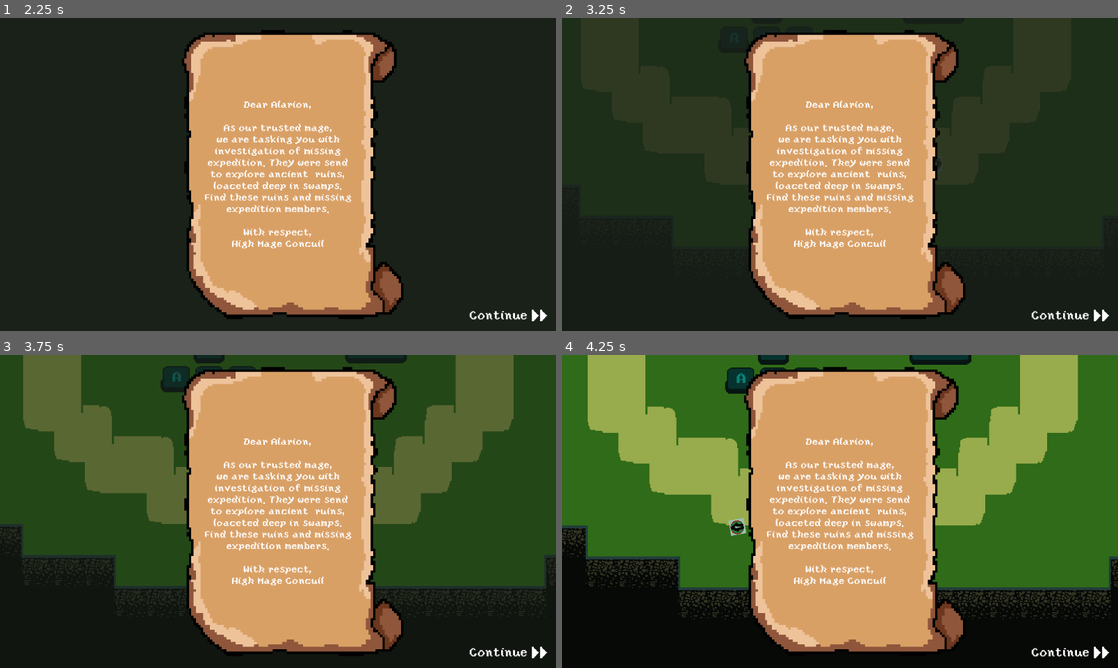
Above: before the commit, frames 1-4 (two rows, left to right).
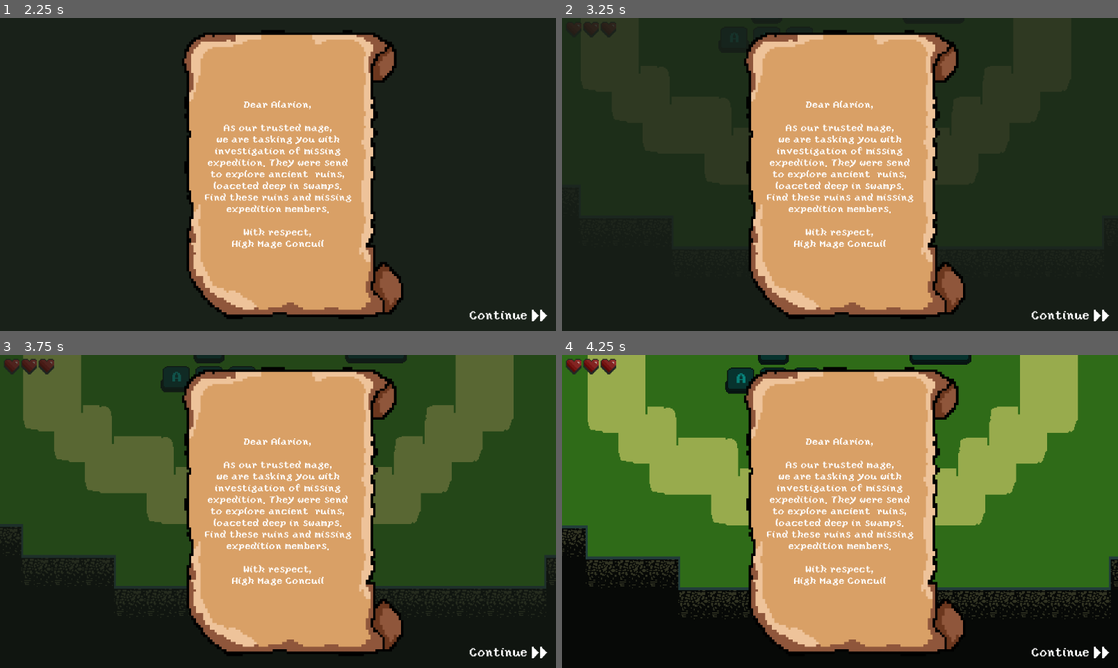
Above: after the commit, the same moments.

Repository: Tomko-Code/Relic-Seekers
Game: Godot game, scene res://src/main/game_start.tscn
The game is run twice, just before and just after one commit, with the same random seed, the same clock (stepped at 60 frames per second) and the same inputs. The engine's default icon, where the game draws it, is replaced by a stand-in: a white triangle on a blue panel in a dark square.
Inputs (mouse positions are in pixels of both pictures, inside the frame that each line leads up to):
- Up to frame 1 (2.25 s): click "Start" at 0.5 s; click "Continue >>" at 1.25 s; click "Continue >>" at 2 s
- Up to frame 2 (3.25 s): tap Enter at 2.75 s; move the mouse to (962, 158) at 2.77 s; press the mouse at (962, 158) at 2.78 s; hold Right (shoot_right) from 2.78 s (still down)
- Up to frame 3 (3.75 s): move the mouse to (166, 527) at 3.52 s; release Right (shoot_right) at 3.53 s; release the mouse at (166, 527) at 3.53 s; hold Down (shoot_down) from 3.53 s (still down); tap Shift (dash) at 3.6 s
- Up to frame 4 (4.25 s): keep holding Down (shoot_down); click (728, 527) at 3.8 s

Frame 1 is identical in both runs. In frame 2, less than 0.1% of the frame differs, in the area x 2-69%, y 1-49%; in frame 3, 0.3%; in frame 4, 0.5%, in the area x 0-34%, y 1-58%.

Commit message:
hc

Diff:
--- /dev/null
+++ b/assets/art/icons/empty_heart.tres
@@ -0,0 +1,7 @@
+[gd_resource type="AtlasTexture" load_steps=2 format=3 uid="uid://dx0iro2ur10pt"]
+
+[ext_resource type="Texture2D" uid="uid://r20jqwjxdts4" path="res://assets/art/icons/heart_animated_2.png" id="1_3xwyw"]
+
+[resource]
+atlas = ExtResource("1_3xwyw")
+region = Rect2(68, 0, 16, 16)
--- /dev/null
+++ b/assets/art/icons/full_heart.tres
@@ -0,0 +1,7 @@
+[gd_resource type="AtlasTexture" load_steps=2 format=3 uid="uid://di6h3mqc3bfpf"]
+
+[ext_resource type="Texture2D" uid="uid://r20jqwjxdts4" path="res://assets/art/icons/heart_animated_2.png" id="1_xv7qo"]
+
+[resource]
+atlas = ExtResource("1_xv7qo")
+region = Rect2(0, 0, 16, 16)
--- /dev/null
+++ b/assets/art/icons/half_heart.tres
@@ -0,0 +1,7 @@
+[gd_resource type="AtlasTexture" load_steps=2 format=3 uid="uid://jg0u7br2pbs4"]
+
+[ext_resource type="Texture2D" uid="uid://r20jqwjxdts4" path="res://assets/art/icons/heart_animated_2.png" id="1_xuor7"]
+
+[resource]
+atlas = ExtResource("1_xuor7")
+region = Rect2(34, 0, 16, 16)
--- /dev/null
+++ b/assets/shaders/white.gdshader
@@ -0,0 +1,14 @@
+shader_type canvas_item;
+
+uniform bool active = false;
+
+void fragment() {
+    vec4 previous_color = texture(TEXTURE, UV);
+    vec4 white_color = vec4(1.0, 1.0, 1.0, previous_color.a);
+    vec4 new_color = previous_color;
+    if (active == true)
+    {
+        new_color = white_color;
+    }
+    COLOR = new_color;
+}
--- a/src/entities/hitbox_component.gd
+++ b/src/entities/hitbox_component.gd
@@ -15,7 +15,7 @@
 		var entity = hitbox.get_entity()
 
 		if _StatsComponent and entity is BaseProjectile:
-			_StatsComponent.take_damage(entity.damage)
+			_StatsComponent.change_health(entity.damage)
 
 		if entity is BaseProjectile:
 			entity.hit(get_entity())
--- a/src/entities/player/player_entity.gd
+++ b/src/entities/player/player_entity.gd
@@ -5,6 +5,9 @@
 @export var _AnimatedSpriteComponent: AnimatedSpriteComponent
 
 var paused:bool = false
+
+signal death
+signal health_changed
 
 func _ready():
 	var use_zones = true
--- a/src/entities/player/player_entity.tscn
+++ b/src/entities/player/player_entity.tscn
@@ -35,6 +35,7 @@
 script = ExtResource("3_t82yd")
 
 [node name="Sprite" type="AnimatedSprite2D" parent="Components/AnimatedSpriteComponent"]
+use_parent_material = true
 sprite_frames = ExtResource("5_0x5y7")
 animation = &"idle_up_right"
 
@@ -43,8 +44,9 @@
 _StatsComponent = NodePath("../PlayerStatsComponent")
 _MovementComponent = NodePath("../UserMovementComponent")
 
-[node name="PlayerStatsComponent" type="Node" parent="Components"]
+[node name="PlayerStatsComponent" type="Node" parent="Components" node_paths=PackedStringArray("_AnimatedSpriteComponent")]
 script = ExtResource("8_y5dsv")
+_AnimatedSpriteComponent = NodePath("../AnimatedSpriteComponent")
 
 [node name="HitboxComponent" parent="Components" node_paths=PackedStringArray("_StatsComponent") instance=ExtResource("8_tbtis")]
 collision_mask = 16
--- a/src/entities/player/player_stats_component.gd
+++ b/src/entities/player/player_stats_component.gd
@@ -1,12 +1,25 @@
 class_name PlayerStatsComponent
 extends StatsComponent
 
-var max_health: int = 10
+var max_health: int = 6
 var current_health: int = max_health
 
 var shoot_speed: float = 500
 var shoot_range: float = 50
-var shoot_damage: int = 10
+var shoot_damage: int = 1
+
+var is_invulnerable = false
+var invulnerable_current_duration = 0
+var invulnerable_max_duration = 1.0
+
+var flash_max_duration = 0.02
+var flash_current_duration = 0
+
+var is_flashing = false
+var cur_flash = true
+
+@export var _AnimatedSpriteComponent: AnimatedSpriteComponent
+
 
 func get_shoot_speed():
 	return shoot_speed
@@ -23,7 +36,42 @@
 func get_health():
 	return current_health
 
-func take_damage(damage: int):
-	current_health -= damage
+func change_health(value: int):
+	current_health -= value
+
+	if value > 0:
+		make_invulnerable()
+
+	parent.emit_signal("health_changed")
+
 	if current_health <= 0:
-		parent.death()
+		parent.emit_signal("death")
+
+func make_invulnerable():
+	is_invulnerable = true
+
+func flash(active):
+	if not is_flashing:
+		is_flashing = true
+		var white_shader_material = ShaderMaterial.new()
+		var white_shader = load("res://assets/shaders/white.gdshader")
+		white_shader_material.shader = white_shader
+		_AnimatedSpriteComponent.material = white_shader_material
+
+	_AnimatedSpriteComponent.material.set_shader_parameter("active", active)
+
+func _physics_process(delta):
+	if is_invulnerable:
+
+		flash_current_duration += delta
+		if flash_current_duration >= flash_max_duration:
+			flash_current_duration = 0
+			flash(cur_flash)
+			cur_flash = !cur_flash
+
+		invulnerable_current_duration += delta
+		if invulnerable_current_duration >= invulnerable_max_duration:
+			is_invulnerable = false
+			is_flashing = false
+			invulnerable_current_duration = 0
+			_AnimatedSpriteComponent.material = null
--- a/src/entities/player/user_mouse_shooting_component.gd
+++ b/src/entities/player/user_mouse_shooting_component.gd
@@ -5,6 +5,9 @@
 @export var _MovementComponent: MovementComponent
 
 func _input(event):
+	if parent.paused:
+		return
+
 	if event is InputEventMouse:
 		if event.is_action_pressed("shoot_left_click"):
 			shoot(get_direction())
--- a/src/entities/player/user_movement_component.gd
+++ b/src/entities/player/user_movement_component.gd
@@ -18,6 +18,8 @@
 
 func _physics_process(delta):
 	direction = Vector2.ZERO
+	if parent.paused:
+		return
 
 	if not can_dash:
 		dash_current_cooldown += delta
--- a/src/entities/player/user_shooting_component.gd
+++ b/src/entities/player/user_shooting_component.gd
@@ -27,4 +27,4 @@
 
 	parent.get_parent().call_deferred("add_child", projectile)
 
-	projectile.launch(direction_vector, 500)
+	#projectile.launch(direction_vector, 500)
--- a/src/entities/projectiles/friendly_projectile.tscn
+++ b/src/entities/projectiles/friendly_projectile.tscn
@@ -29,8 +29,8 @@
 texture = ExtResource("2_igs68")
 
 [node name="HitboxComponent" parent="Components" instance=ExtResource("5_6wwgm")]
-collision_layer = 10
-collision_mask = 2
+collision_layer = 8
+collision_mask = 0
 
 [node name="Hitbox" type="CollisionShape2D" parent="Components/HitboxComponent"]
 shape = SubResource("CircleShape2D_85nud")
--- a/src/entities/projectiles/hostile_projectile.tscn
+++ b/src/entities/projectiles/hostile_projectile.tscn
@@ -31,11 +31,11 @@
 _MovementComponent = NodePath("../ProjectileMovementComponent")
 _AnimatedSpriteComponent = NodePath("../AnimatedSpriteComponent")
 
-[node name="HitboxComponent" parent="." instance=ExtResource("5_ttxmc")]
-collision_layer = 0
-collision_mask = 16
+[node name="HitboxComponent" parent="Components" instance=ExtResource("5_ttxmc")]
+collision_layer = 16
+collision_mask = 0
 
-[node name="Hitbox" type="CollisionShape2D" parent="HitboxComponent"]
+[node name="Hitbox" type="CollisionShape2D" parent="Components/HitboxComponent"]
 shape = SubResource("CircleShape2D_cu0yi")
 
 [node name="Hitbox" type="CollisionShape2D" parent="."]
--- a/src/entities/stats_component.gd
+++ b/src/entities/stats_component.gd
@@ -17,5 +17,5 @@
 func get_shoot_damage():
 	return 1
 
-func take_damage(damage: int):
+func change_health(calue: int):
 	parent.queue_free()
--- a/src/globals/game_manager.gd
+++ b/src/globals/game_manager.gd
@@ -5,7 +5,7 @@
 var current_scene = null
 
 var game_camera = load("res://src/other/FollowCamera.tscn").instantiate()
-var player = null
+var player: PlayerEntity = null
 var dialog_box:Dialog
 
 var loaded_scenes = {}
@@ -70,6 +70,14 @@
 		game_camera.get_parent().remove_child(game_camera)
 	target_node.add_child(game_camera)
 
+
+func get_entity_component(entity, class_type):
+	var components = []
+	for component in entity.get_node("Components").get_children():
+		if is_instance_of(component, class_type):
+			components.append(component)
+	return components
+
 # just for quick test proly should be inside Menu !
 # states maby not needed here !
 func _input(event):
--- /dev/null
+++ b/src/hud/hud_root.tscn
@@ -0,0 +1,20 @@
+[gd_scene load_steps=2 format=3 uid="uid://c8kmrku5c0xra"]
+
+[ext_resource type="PackedScene" uid="uid://b8pxblhi6pm8r" path="res://src/hud/player_health_display.tscn" id="1_pojjn"]
+
+[node name="hud_root" type="CanvasLayer"]
+
+[node name="Control" type="Control" parent="."]
+layout_mode = 3
+anchors_preset = 0
+offset_left = 452.0
+offset_top = 146.0
+offset_right = 492.0
+offset_bottom = 186.0
+
+[node name="player_health_display" parent="Control" instance=ExtResource("1_pojjn")]
+layout_mode = 1
+offset_left = 230.0
+offset_top = 93.0
+offset_right = 206.0
+offset_bottom = 69.0
--- /dev/null
+++ b/src/hud/player_health_display.gd
@@ -0,0 +1,46 @@
+extends MarginContainer
+
+var current_health = 6
+var max_health = 6
+
+func _ready():
+	if GameManager.player:
+		GameManager.player.health_changed.connect(fill_hearts)
+	fill_hearts()
+
+func re_connect():
+	if GameManager.player:
+		GameManager.player.health_changed.connect(fill_hearts)
+
+func set_health():
+	if not GameManager.player:
+		return
+	var player = GameManager.player
+	var player_stats: PlayerStatsComponent = GameManager.get_entity_component(player, PlayerStatsComponent)[0]
+
+	current_health = player_stats.current_health
+	max_health = player_stats.max_health
+
+func fill_hearts():
+	set_health()
+
+	for child in $Hearts.get_children():
+		child.queue_free()
+
+	for full_hearts in range(floor(current_health / 2)):
+		var sprite = TextureRect.new()
+		sprite.expand_mode = sprite.EXPAND_FIT_WIDTH_PROPORTIONAL
+		sprite.texture = load("res://assets/art/icons/full_heart.tres")
+		$Hearts.add_child(sprite)
+
+	if current_health % 2:
+		var sprite = TextureRect.new()
+		sprite.expand_mode = sprite.EXPAND_FIT_WIDTH_PROPORTIONAL
+		sprite.texture = load("res://assets/art/icons/half_heart.tres")
+		$Hearts.add_child(sprite)
+
+	for full_hearts in range(floor((max_health - current_health) / 2)):
+		var sprite = TextureRect.new()
+		sprite.expand_mode = sprite.EXPAND_FIT_WIDTH_PROPORTIONAL
+		sprite.texture = load("res://assets/art/icons/empty_heart.tres")
+		$Hearts.add_child(sprite)
--- /dev/null
+++ b/src/hud/player_health_display.tscn
@@ -0,0 +1,27 @@
+[gd_scene load_steps=3 format=3 uid="uid://b8pxblhi6pm8r"]
+
+[ext_resource type="Script" path="res://src/hud/player_health_display.gd" id="1_306j0"]
+[ext_resource type="Texture2D" uid="uid://di6h3mqc3bfpf" path="res://assets/art/icons/full_heart.tres" id="2_7x357"]
+
+[node name="player_health_display" type="MarginContainer"]
+anchors_preset = 15
+anchor_right = 1.0
+anchor_bottom = 1.0
+offset_right = -1005.0
+offset_bottom = -600.0
+grow_horizontal = 2
+grow_vertical = 2
+theme_override_constants/margin_left = 8
+theme_override_constants/margin_top = 8
+theme_override_constants/margin_right = 8
+theme_override_constants/margin_bottom = 8
+script = ExtResource("1_306j0")
+
+[node name="Hearts" type="HBoxContainer" parent="."]
+layout_mode = 2
+theme_override_constants/separation = 4
+
+[node name="TextureRect" type="TextureRect" parent="Hearts"]
+layout_mode = 2
+texture = ExtResource("2_7x357")
+expand_mode = 3
--- a/src/main/game.gd
+++ b/src/main/game.gd
@@ -38,6 +38,7 @@
 	player = load("res://src/entities/player/player_entity.tscn").instantiate()
 	GameManager.player = player
 
+
 	# load zone
 	if GameData.data["prolg_complete"]:
 		load_zone("zone_sanctuary_00", "res://src/zones/zone_sanctuary_00.tscn")
--- a/src/main/game.tscn
+++ b/src/main/game.tscn
@@ -1,7 +1,8 @@
-[gd_scene load_steps=8 format=3 uid="uid://cbgrg2gkexspu"]
+[gd_scene load_steps=9 format=3 uid="uid://cbgrg2gkexspu"]
 
 [ext_resource type="Script" path="res://src/main/game.gd" id="1_3g1o0"]
 [ext_resource type="PackedScene" uid="uid://cfmmqeomv02jn" path="res://src/menus/hud.tscn" id="2_ob4nq"]
+[ext_resource type="PackedScene" uid="uid://b8pxblhi6pm8r" path="res://src/hud/player_health_display.tscn" id="3_ua024"]
 [ext_resource type="PackedScene" uid="uid://bh3fyfhc3w8xt" path="res://src/dialog/dialog.tscn" id="3_yw5p0"]
 
 [sub_resource type="Animation" id="Animation_gy77t"]
@@ -61,6 +62,8 @@
 
 [node name="HUD" parent="." instance=ExtResource("2_ob4nq")]
 
+[node name="player_health_display" parent="HUD" instance=ExtResource("3_ua024")]
+
 [node name="Transition" type="CanvasLayer" parent="."]
 
 [node name="AnimationPlayer" type="AnimationPlayer" parent="Transition"]
--- /dev/null
+++ b/src/mockup/test.gd
@@ -0,0 +1,9 @@
+extends Node
+
+
+func _ready():
+	#func initialize(_speed: float, _range: float, _damage: float,_effects: Array):
+	GameManager.player = $Map/PlayerEntity
+	$CanvasLayer/player_health_display.fill_hearts()
+	$CanvasLayer/player_health_display.re_connect()
+	$Map/HostileProjectile.initialize(0, 10, 1, [])
--- a/src/mockup/test.tscn
+++ b/src/mockup/test.tscn
@@ -1,14 +1,17 @@
-[gd_scene load_steps=6 format=3 uid="uid://qbw5vkeuicbm"]
+[gd_scene load_steps=8 format=3 uid="uid://qbw5vkeuicbm"]
 
 [ext_resource type="PackedScene" uid="uid://d2bsjmqg1fe1h" path="res://src/entities/player/player_entity.tscn" id="1_8hfg7"]
+[ext_resource type="Script" path="res://src/mockup/test.gd" id="1_yqbn2"]
 [ext_resource type="Texture2D" uid="uid://dayf0y6nyidev" path="res://icon.svg" id="2_n6xia"]
 [ext_resource type="PackedScene" uid="uid://xvnny3t8pt62" path="res://src/entities/projectiles/hostile_projectile.tscn" id="3_b1s6w"]
 [ext_resource type="PackedScene" uid="uid://c5fdro8asqha0" path="res://src/entities/enemies/enemy.tscn" id="4_ypjg6"]
+[ext_resource type="PackedScene" uid="uid://b8pxblhi6pm8r" path="res://src/hud/player_health_display.tscn" id="6_a1w3u"]
 
 [sub_resource type="RectangleShape2D" id="RectangleShape2D_felbn"]
 size = Vector2(128, 128)
 
 [node name="Test" type="Node"]
+script = ExtResource("1_yqbn2")
 
 [node name="Map" type="Node2D" parent="."]
 
@@ -30,3 +33,11 @@
 
 [node name="Enemy" parent="Map" instance=ExtResource("4_ypjg6")]
 position = Vector2(0, -223)
+
+[node name="CanvasLayer" type="CanvasLayer" parent="."]
+
+[node name="player_health_display" parent="CanvasLayer" instance=ExtResource("6_a1w3u")]
+offset_left = 64.0
+offset_top = 38.0
+offset_right = -941.0
+offset_bottom = -562.0
Binary file added: assets/art/icons/heart_animated_2.png
Not shown, added: assets/art/icons/heart_animated_2.png.import
Not shown: 1 places in assets/sprites/player_tmp.tres that only renumber resources
